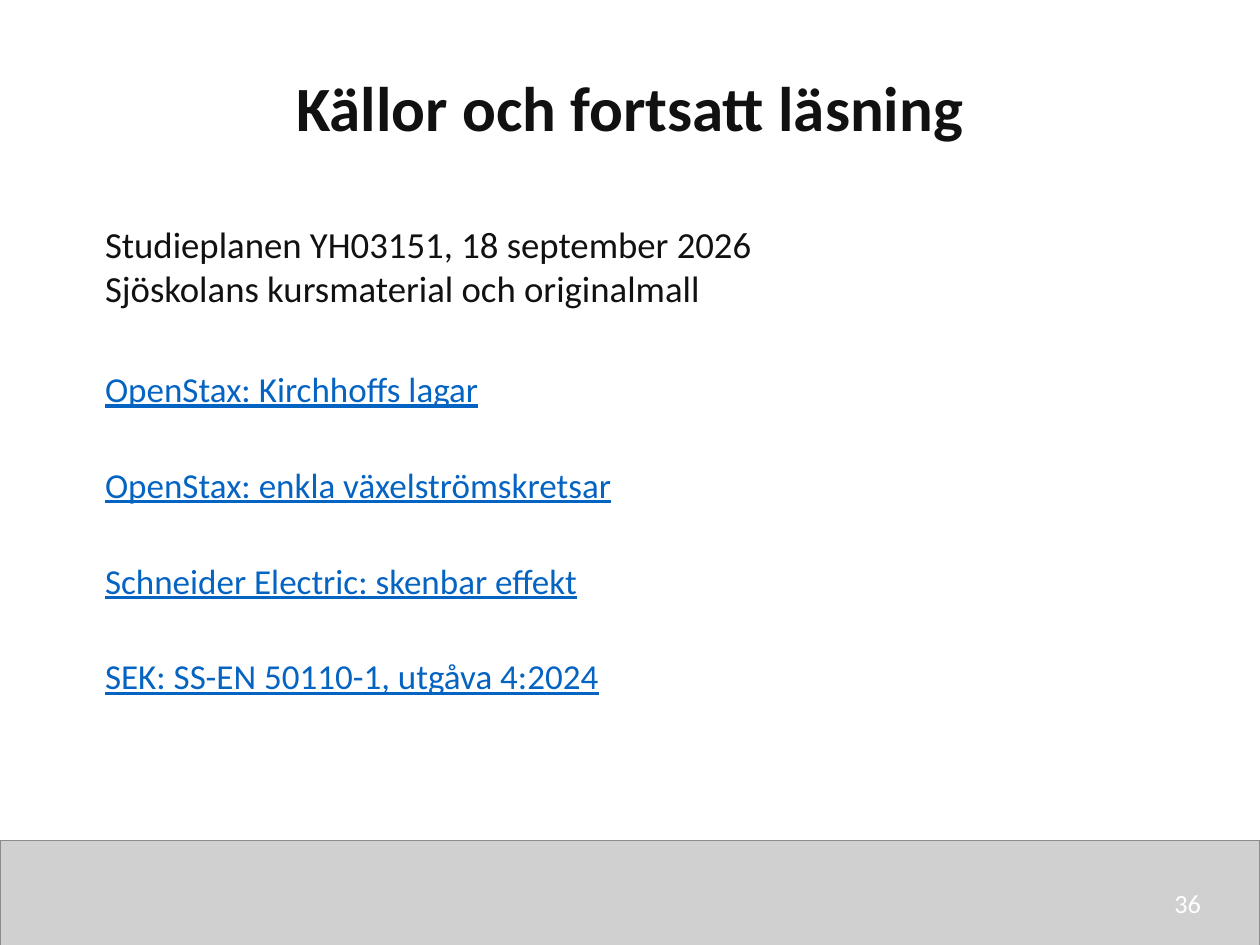
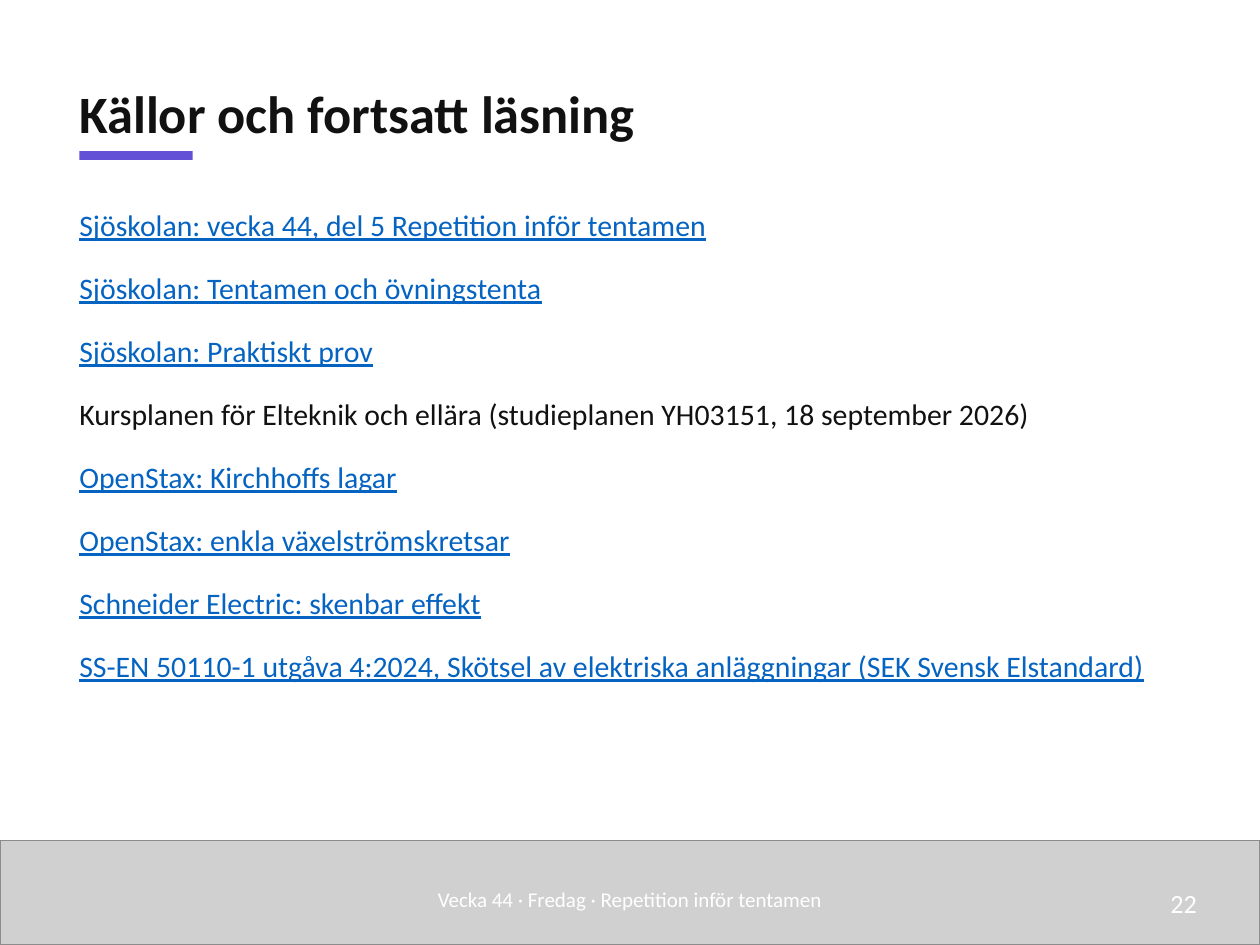
Before and after one commit to nj22az/nj22az.github.io, a slide deck: slide 22 of sjoskolan/vecka-45/aktuell/v45_03_Repetition_infor_tentamen_elev.pptx (slide 36 before the commit). Drawn at 1260x945 pixels with LibreOffice and Linux fonts; fonts in the diff are those of the drawing; grey boxes stand for pictures. Boxes give left, top, right and bottom in pixels: in the first picture for what was removed or moved away, otherwise in the second. Text is boxed around its words. In the diff, an @@ line names an element or a change of style, - is before the commit and + after.

```diff
--- a/sjoskolan/vecka-45/aktuell/v45_03_Repetition_infor_tentamen_elev.pptx
+++ b/sjoskolan/vecka-45/aktuell/v45_03_Repetition_infor_tentamen_elev.pptx
@@ text "Källor och fortsatt läsning": place and size @@
-text "Källor och fortsatt läsning" at (296,86,963,142)
+text "Källor och fortsatt läsning" at (79,96,635,142)
@@ text "Källor och fortsatt läsning" at (79,96,635,142): size 36 to 30 pt; alignment centre to left; line spacing 1 to 1.08; vertical alignment top to bottom @@
@@ rectangle added at (79,151,193,160), fill #6250D6 @@
@@ text added at (79,215,706,241), 17 pt, text #0563C1, underline @@
+Sjöskolan: vecka 44, del 5 Repetition inför tentamen
@@ text added at (79,278,541,304), 17 pt, text #0563C1, underline @@
+Sjöskolan: Tentamen och övningstenta
@@ text added at (79,341,373,367), 17 pt, text #0563C1, underline @@
+Sjöskolan: Praktiskt prov
@@ text at (79,403,1028,430): text changed; size 21 to 17 pt @@
-Studieplanen YH03151, 18 september 2026
-Sjöskolans kursmaterial och originalmall
+Kursplanen för Elteknik och ellära (studieplanen YH03151, 18 september 2026)
@@ size 20 to 17 pt; line spacing 1 to 1.08 in 3 elements at (79,593,480,619), (79,530,510,556), (79,467,396,493) @@
@@ text "OpenStax: Kirchhoffs lagar": place and size @@
-text "OpenStax: Kirchhoffs lagar" at (105,377,478,408)
+text "OpenStax: Kirchhoffs lagar" at (79,467,396,493)
@@ text "OpenStax: enkla växelströmskretsar": place and size @@
-text "OpenStax: enkla växelströmskretsar" at (105,473,611,504)
+text "OpenStax: enkla växelströmskretsar" at (79,530,510,556)
@@ text "Schneider Electric: skenbar effekt": place and size @@
-text "Schneider Electric: skenbar effekt" at (105,569,577,599)
+text "Schneider Electric: skenbar effekt" at (79,593,480,619)
@@ text at (79,655,1143,682): text changed; size 20 to 17 pt @@
-SEK: SS-EN 50110-1, utgåva 4:2024
+SS-EN 50110-1 utgåva 4:2024, Skötsel av elektriska anläggningar (SEK Svensk Elstandard)
@@ text added at (438,893,821,910), 12 pt, text #FFFFFF @@
+Vecka 44 · Fredag · Repetition inför tentamen
@@ text added at (1170,896,1197,913), 15 pt, text #FFFFFF @@
+22
@@ text removed at (1174,896,1201,913) @@
-36
```
Also in this commit, not shown: 10 other slides changed, 11 slides added, 25 slides removed, 52 other files.
